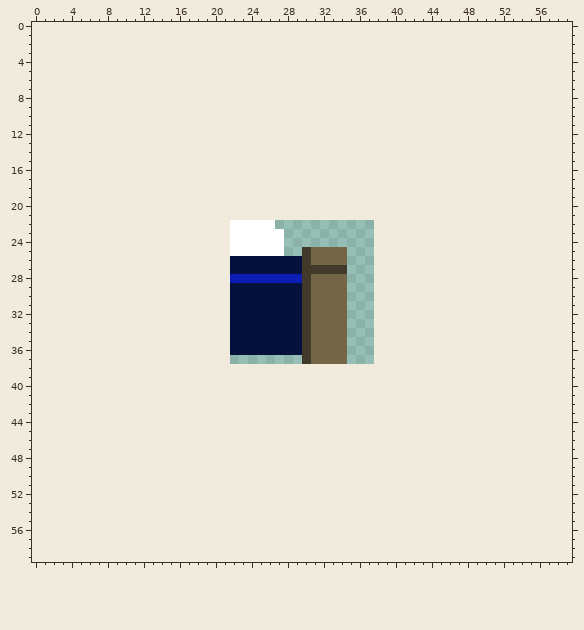
Two versions of one pixel-art sprite, images/houseObjects/bedRight.png. Above, as it was before the edit.
The file is 16x16 pixels. The old version is drawn lined up with the new one, on the new canvas.
Now the later version:
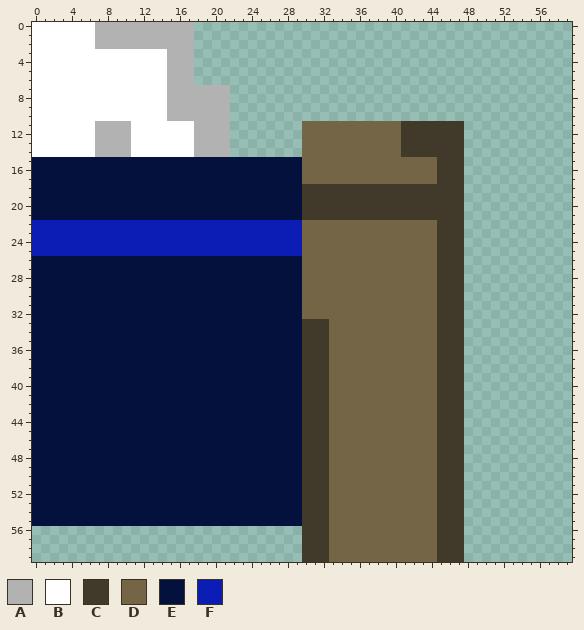
Palette (. is transparent): A #b2b2b2  B #ffffff  C #413929  D #746547  E #04113d  F #0b1db4
Changes in this commit:
canvas 16x16 -> 60x60, the old top-left corner now at 22,22
@@ x 0..59 @@
- 0 ............................................................
- 1 ............................................................
- 2 ............................................................
- 3 ............................................................
- 4 ............................................................
- 5 ............................................................
- 6 ............................................................
- 7 ............................................................
- 8 ............................................................
- 9 ............................................................
-10 ............................................................
-11 ............................................................
-12 ............................................................
-13 ............................................................
-14 ............................................................
-15 ............................................................
-16 ............................................................
-17 ............................................................
-18 ............................................................
-19 ............................................................
-20 ............................................................
-21 ............................................................
-22 ......................BBBBB.................................
-23 ......................BBBBBB................................
-24 ......................BBBBBB................................
-25 ......................BBBBBB..CDDDD.........................
-26 ......................EEEEEEEECDDDD.........................
-27 ......................EEEEEEEECCCCC.........................
-28 ......................FFFFFFFFCDDDD.........................
-29 ......................EEEEEEEECDDDD.........................
-30 ......................EEEEEEEECDDDD.........................
-31 ......................EEEEEEEECDDDD.........................
-32 ......................EEEEEEEECDDDD.........................
-33 ......................EEEEEEEECDDDD.........................
-34 ......................EEEEEEEECDDDD.........................
-35 ......................EEEEEEEECDDDD.........................
-36 ......................EEEEEEEECDDDD.........................
-37 ..............................CDDDD.........................
-38 ............................................................
-39 ............................................................
-40 ............................................................
-41 ............................................................
-42 ............................................................
-43 ............................................................
-44 ............................................................
-45 ............................................................
-46 ............................................................
-47 ............................................................
-48 ............................................................
-49 ............................................................
-50 ............................................................
-51 ............................................................
-52 ............................................................
-53 ............................................................
-54 ............................................................
-55 ............................................................
-56 ............................................................
-57 ............................................................
-58 ............................................................
-59 ............................................................
+ 0 BBBBBBBAAAAAAAAAAA..........................................
+ 1 BBBBBBBAAAAAAAAAAA..........................................
+ 2 BBBBBBBAAAAAAAAAAA..........................................
+ 3 BBBBBBBBBBBBBBBAAA..........................................
+ 4 BBBBBBBBBBBBBBBAAA..........................................
+ 5 BBBBBBBBBBBBBBBAAA..........................................
+ 6 BBBBBBBBBBBBBBBAAA..........................................
+ 7 BBBBBBBBBBBBBBBAAAAAAA......................................
+ 8 BBBBBBBBBBBBBBBAAAAAAA......................................
+ 9 BBBBBBBBBBBBBBBAAAAAAA......................................
+10 BBBBBBBBBBBBBBBAAAAAAA......................................
+11 BBBBBBBAAAABBBBBBBAAAA........DDDDDDDDDDDCCCCCCC............
+12 BBBBBBBAAAABBBBBBBAAAA........DDDDDDDDDDDCCCCCCC............
+13 BBBBBBBAAAABBBBBBBAAAA........DDDDDDDDDDDCCCCCCC............
+14 BBBBBBBAAAABBBBBBBAAAA........DDDDDDDDDDDCCCCCCC............
+15 EEEEEEEEEEEEEEEEEEEEEEEEEEEEEEDDDDDDDDDDDDDDDCCC............
+16 EEEEEEEEEEEEEEEEEEEEEEEEEEEEEEDDDDDDDDDDDDDDDCCC............
+17 EEEEEEEEEEEEEEEEEEEEEEEEEEEEEEDDDDDDDDDDDDDDDCCC............
+18 EEEEEEEEEEEEEEEEEEEEEEEEEEEEEECCCCCCCCCCCCCCCCCC............
+19 EEEEEEEEEEEEEEEEEEEEEEEEEEEEEECCCCCCCCCCCCCCCCCC............
+20 EEEEEEEEEEEEEEEEEEEEEEEEEEEEEECCCCCCCCCCCCCCCCCC............
+21 EEEEEEEEEEEEEEEEEEEEEEEEEEEEEECCCCCCCCCCCCCCCCCC............
+22 FFFFFFFFFFFFFFFFFFFFFFFFFFFFFFDDDDDDDDDDDDDDDCCC............
+23 FFFFFFFFFFFFFFFFFFFFFFFFFFFFFFDDDDDDDDDDDDDDDCCC............
+24 FFFFFFFFFFFFFFFFFFFFFFFFFFFFFFDDDDDDDDDDDDDDDCCC............
+25 FFFFFFFFFFFFFFFFFFFFFFFFFFFFFFDDDDDDDDDDDDDDDCCC............
+26 EEEEEEEEEEEEEEEEEEEEEEEEEEEEEEDDDDDDDDDDDDDDDCCC............
+27 EEEEEEEEEEEEEEEEEEEEEEEEEEEEEEDDDDDDDDDDDDDDDCCC............
+28 EEEEEEEEEEEEEEEEEEEEEEEEEEEEEEDDDDDDDDDDDDDDDCCC............
+29 EEEEEEEEEEEEEEEEEEEEEEEEEEEEEEDDDDDDDDDDDDDDDCCC............
+30 EEEEEEEEEEEEEEEEEEEEEEEEEEEEEEDDDDDDDDDDDDDDDCCC............
+31 EEEEEEEEEEEEEEEEEEEEEEEEEEEEEEDDDDDDDDDDDDDDDCCC............
+32 EEEEEEEEEEEEEEEEEEEEEEEEEEEEEEDDDDDDDDDDDDDDDCCC............
+33 EEEEEEEEEEEEEEEEEEEEEEEEEEEEEECCCDDDDDDDDDDDDCCC............
+34 EEEEEEEEEEEEEEEEEEEEEEEEEEEEEECCCDDDDDDDDDDDDCCC............
+35 EEEEEEEEEEEEEEEEEEEEEEEEEEEEEECCCDDDDDDDDDDDDCCC............
+36 EEEEEEEEEEEEEEEEEEEEEEEEEEEEEECCCDDDDDDDDDDDDCCC............
+37 EEEEEEEEEEEEEEEEEEEEEEEEEEEEEECCCDDDDDDDDDDDDCCC............
+38 EEEEEEEEEEEEEEEEEEEEEEEEEEEEEECCCDDDDDDDDDDDDCCC............
+39 EEEEEEEEEEEEEEEEEEEEEEEEEEEEEECCCDDDDDDDDDDDDCCC............
+40 EEEEEEEEEEEEEEEEEEEEEEEEEEEEEECCCDDDDDDDDDDDDCCC............
+41 EEEEEEEEEEEEEEEEEEEEEEEEEEEEEECCCDDDDDDDDDDDDCCC............
+42 EEEEEEEEEEEEEEEEEEEEEEEEEEEEEECCCDDDDDDDDDDDDCCC............
+43 EEEEEEEEEEEEEEEEEEEEEEEEEEEEEECCCDDDDDDDDDDDDCCC............
+44 EEEEEEEEEEEEEEEEEEEEEEEEEEEEEECCCDDDDDDDDDDDDCCC............
+45 EEEEEEEEEEEEEEEEEEEEEEEEEEEEEECCCDDDDDDDDDDDDCCC............
+46 EEEEEEEEEEEEEEEEEEEEEEEEEEEEEECCCDDDDDDDDDDDDCCC............
+47 EEEEEEEEEEEEEEEEEEEEEEEEEEEEEECCCDDDDDDDDDDDDCCC............
+48 EEEEEEEEEEEEEEEEEEEEEEEEEEEEEECCCDDDDDDDDDDDDCCC............
+49 EEEEEEEEEEEEEEEEEEEEEEEEEEEEEECCCDDDDDDDDDDDDCCC............
+50 EEEEEEEEEEEEEEEEEEEEEEEEEEEEEECCCDDDDDDDDDDDDCCC............
+51 EEEEEEEEEEEEEEEEEEEEEEEEEEEEEECCCDDDDDDDDDDDDCCC............
+52 EEEEEEEEEEEEEEEEEEEEEEEEEEEEEECCCDDDDDDDDDDDDCCC............
+53 EEEEEEEEEEEEEEEEEEEEEEEEEEEEEECCCDDDDDDDDDDDDCCC............
+54 EEEEEEEEEEEEEEEEEEEEEEEEEEEEEECCCDDDDDDDDDDDDCCC............
+55 EEEEEEEEEEEEEEEEEEEEEEEEEEEEEECCCDDDDDDDDDDDDCCC............
+56 ..............................CCCDDDDDDDDDDDDCCC............
+57 ..............................CCCDDDDDDDDDDDDCCC............
+58 ..............................CCCDDDDDDDDDDDDCCC............
+59 ..............................CCCDDDDDDDDDDDDCCC............
Where, in picture pixels (left, top, right, bottom), the same in both pictures:
changed: (32, 22, 464, 562)
